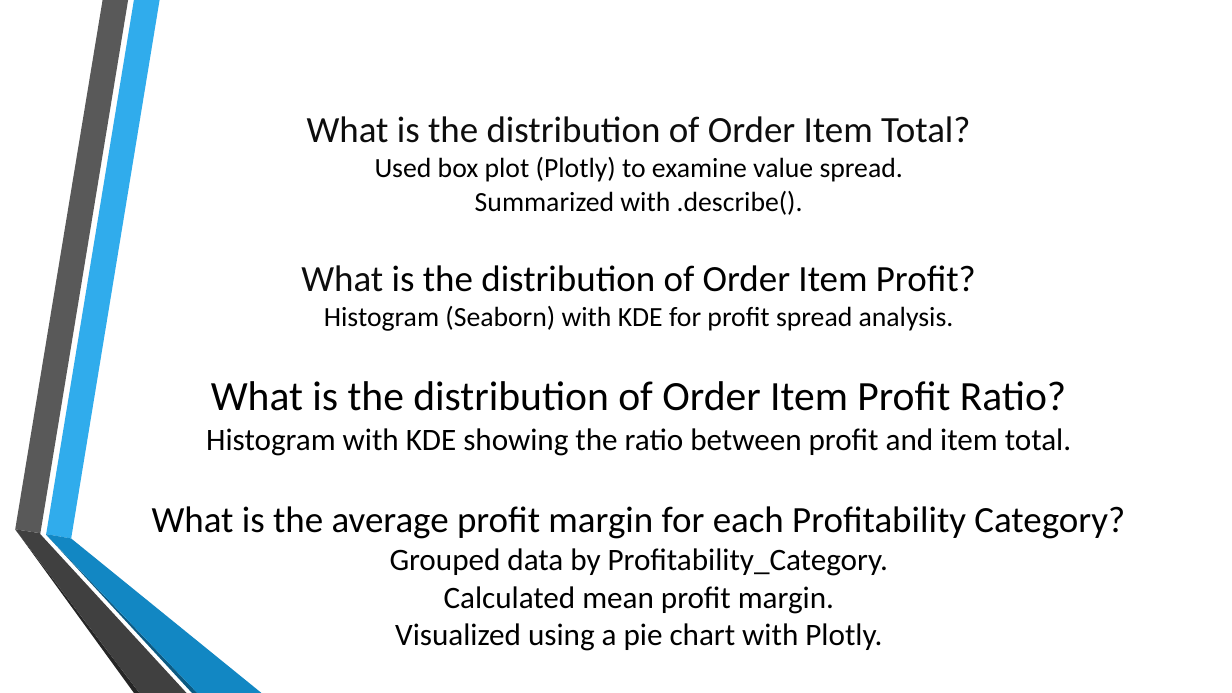
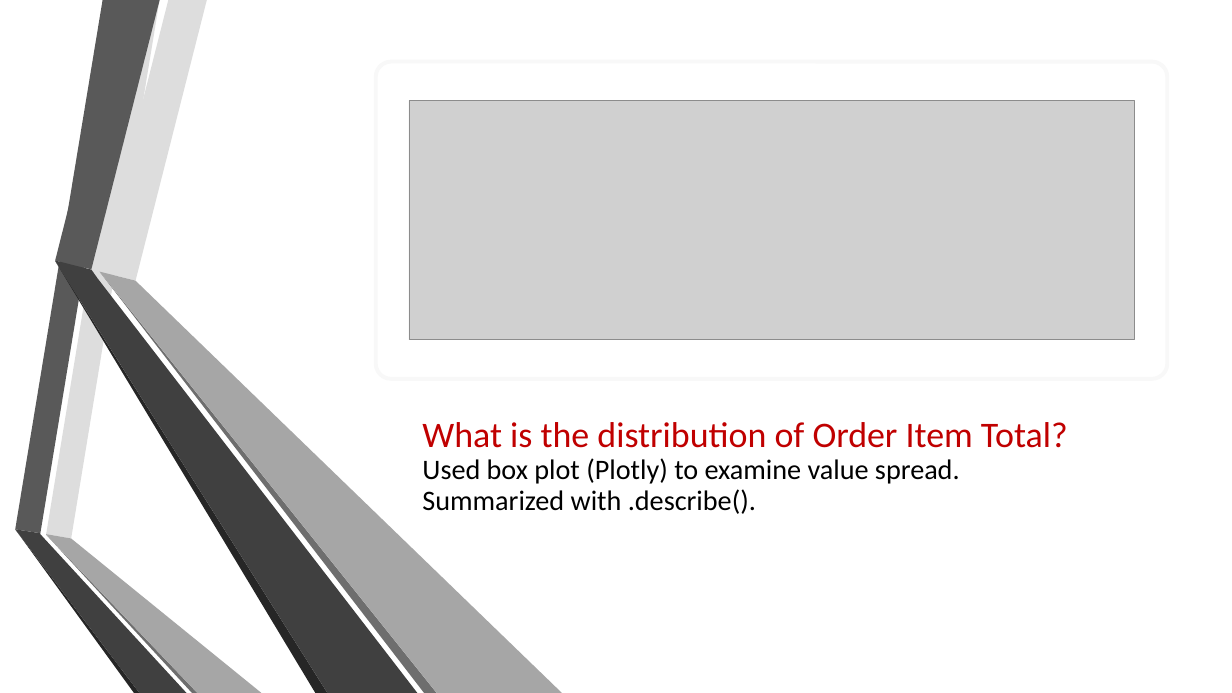
Before and after one commit to mariam530/supply-chain-project, a slide deck: slide 20 of New Microsoft PowerPoint Presentation.pptx (slide 19 before the commit). Drawn at 1232x693 pixels with LibreOffice and Linux fonts; fonts in the diff are those of the drawing; grey boxes stand for pictures; background and template pictures are left out. Boxes give left, top, right and bottom in pixels: in the first picture for what was removed or moved away, otherwise in the second. Text is boxed around its words. In the diff, an @@ line names an element or a change of style, - is before the commit and + after.

```diff
--- a/New Microsoft PowerPoint Presentation.pptx
+++ b/New Microsoft PowerPoint Presentation.pptx
@@ freeform shape at (46, 0, 160, 539): fill #30ACEC to #DDDDDD @@
@@ rounded rectangle added at (376, 62, 1168, 379), fill #FFFFFF, outline #BABABA 3 pt @@
@@ picture added at (409, 101, 1135, 340) @@
@@ group added at (55, 0, 563, 693): 6 freeform shapes @@
@@ title "What is the distribution of ..." at (422, 422, 1068, 514): vertical alignment middle to bottom @@
@@ title at (422, 422, 1068, 514): text changed; size 24.3 to 22 pt @@
-What is the distribution of Order Item Total?
-Used box plot (Plotly) to examine value spread.
-Summarized with .describe().
-What is the distribution of Order Item Profit?
-Histogram (Seaborn) with KDE for profit spread analysis.
-What is the distribution of Order Item Profit Ratio?
-Histogram with KDE showing the ratio between profit and item total.
-What is the average profit margin for each Profitability Category?
-Grouped data by Profitability_Category.
-Calculated mean profit margin.
-Visualized using a pie chart with Plotly.
+What is the distribution of Order Item Total?
+Used box plot (Plotly) to examine value spread.
+Summarized with .describe().
@@ freeform shape at (46, 535, 198, 693): fill #0C5A82 to #6E6E6E @@
@@ freeform shape at (46, 534, 262, 693): fill #1287C3 to #A6A6A6 @@
```
Also in this commit, not shown: 33 other slides changed, 5 slides added.
